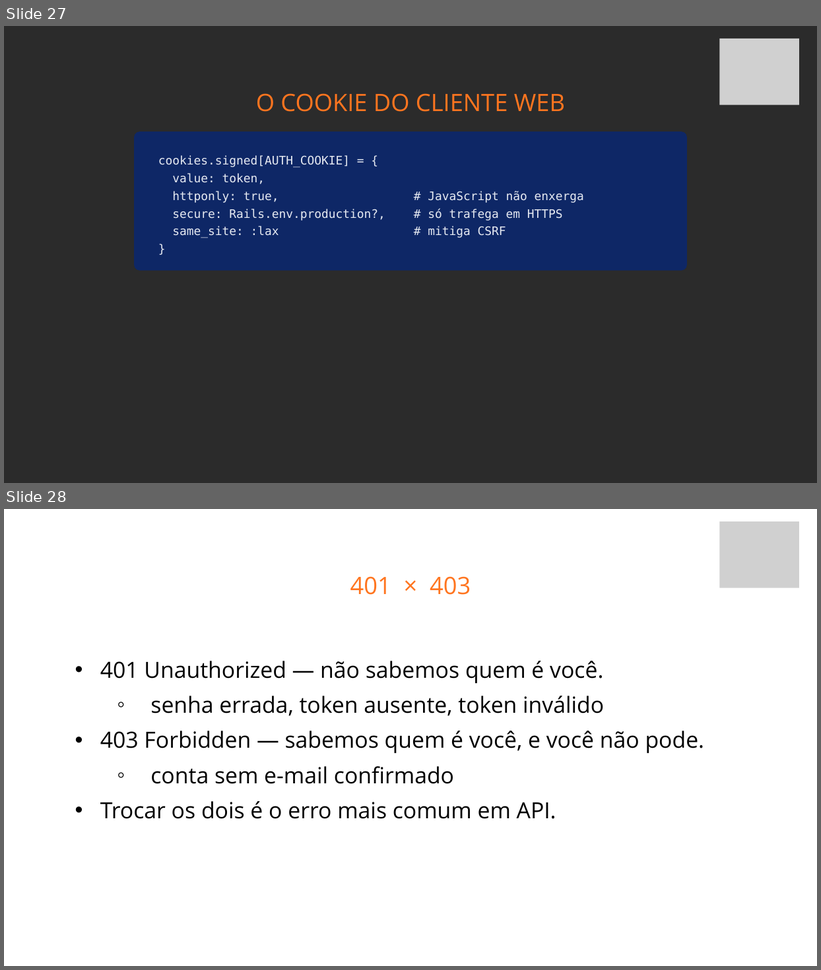
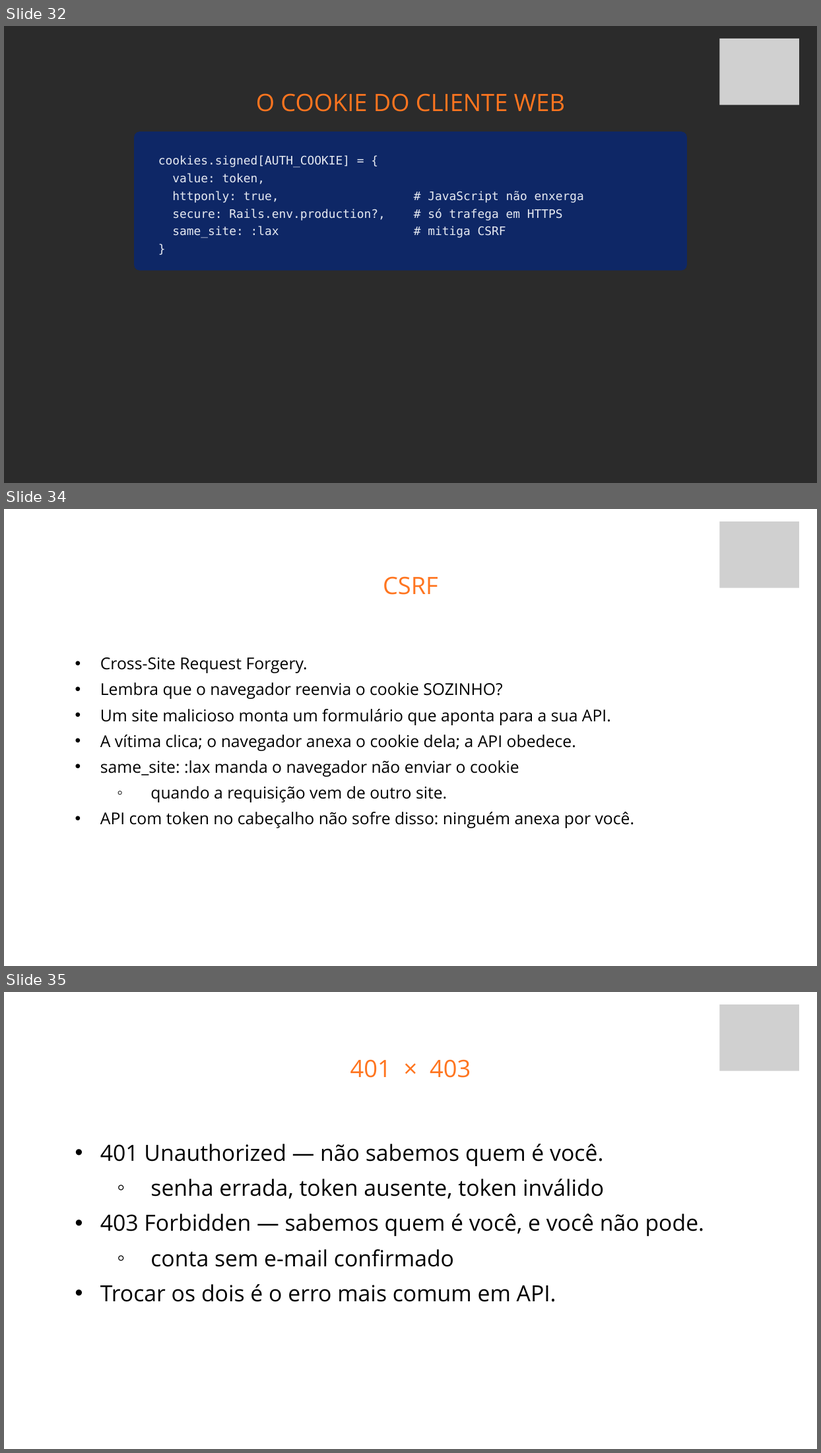
Before and after one commit to fabriciosiqueira08/capacitacao-gabarito, a slide deck: slides/build/aula-03-autenticacao.pptx. Shown one above the other, each under a label of ours: slides 27 and 28 before the commit, slides 32, 34 and 35 after it; the slides between them are not shown. The pictures are 821x970 and 821x1453 pixels, drawn with LibreOffice and Linux fonts; fonts in the diff are those of the drawing; grey boxes stand for pictures; background and template pictures are left out; a plain dark background stands for a picture behind light text. Boxes give left, top, right and bottom in pixels: in the first picture for what was removed or moved away, otherwise in the second. Text is boxed around its words. In the diff, an @@ line names an element or a change of style, - is before the commit and + after.

```diff
--- a/slides/build/aula-03-autenticacao.pptx
+++ b/slides/build/aula-03-autenticacao.pptx
@@ slide 34 added at (4, 509, 817, 966), background picture (left out) @@
@@ picture added at (719, 522, 799, 588) @@
@@ text added at (383, 576, 438, 595), 42.4 pt, text #FF751F @@
+CSRF
@@ text added at (100, 657, 635, 828), 28.9 pt, text #000000 @@
+  • Cross-Site Request Forgery.
+  • Lembra que o navegador reenvia o cookie SOZINHO?
+  • Um site malicioso monta um formulário que aponta para a sua API.
+  • A vítima clica; o navegador anexa o cookie dela; a API obedece.
+  • same_site: :lax manda o navegador não enviar o cookie
+    ◦ quando a requisição vem de outro site.
+  • API com token no cabeçalho não sofre disso: ninguém anexa por você.
@@ what was slide 27 is now slide 32 @@
@@ what was slide 28 is now slide 35 @@
```
Also in this commit, not shown: 6 other slides added, 25 other files.
